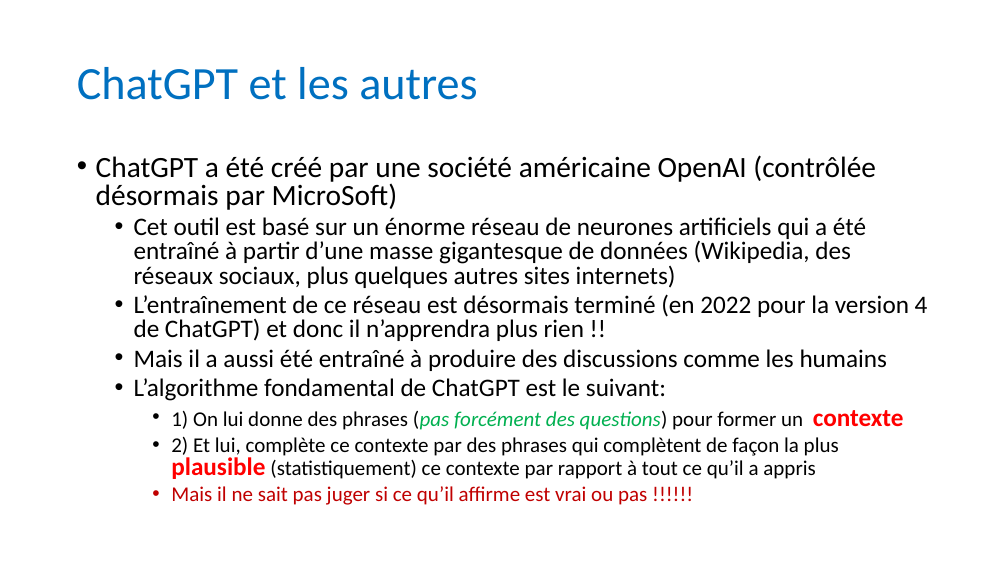
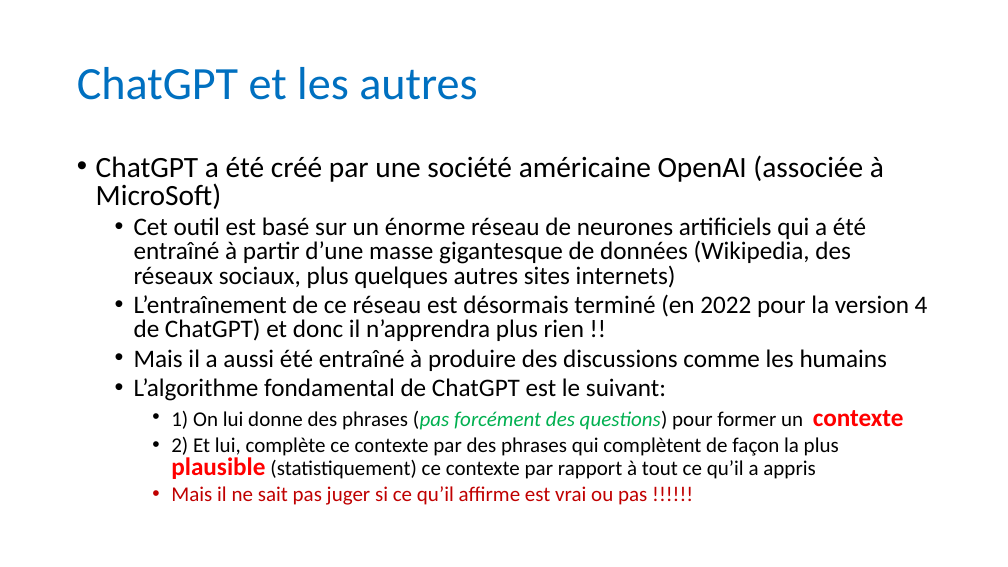
Before and after one commit to anumby-source/RobotServiceJeunesse2023, a slide deck: slide 9 of Journée du 5 mai 2023.pptx. Drawn at 1008x567 pixels with LibreOffice and Linux fonts; fonts in the diff are those of the drawing. Boxes give left, top, right and bottom in pixels: in the first picture for what was removed or moved away, otherwise in the second. Text is boxed around its words. In the diff, an @@ line names an element or a change of style, - is before the commit and + after.

```diff
--- a/Journée du 5 mai 2023.pptx
+++ b/Journée du 5 mai 2023.pptx
@@ text at <box>96,155,884,209</box>: text changed @@
-• ChatGPT a été créé par une société américaine OpenAI (contrôlée désormais par MicroSoft)
+• ChatGPT a été créé par une société américaine OpenAI (associée à MicroSoft)
```
Also in this commit, not shown: 3 slides added.
